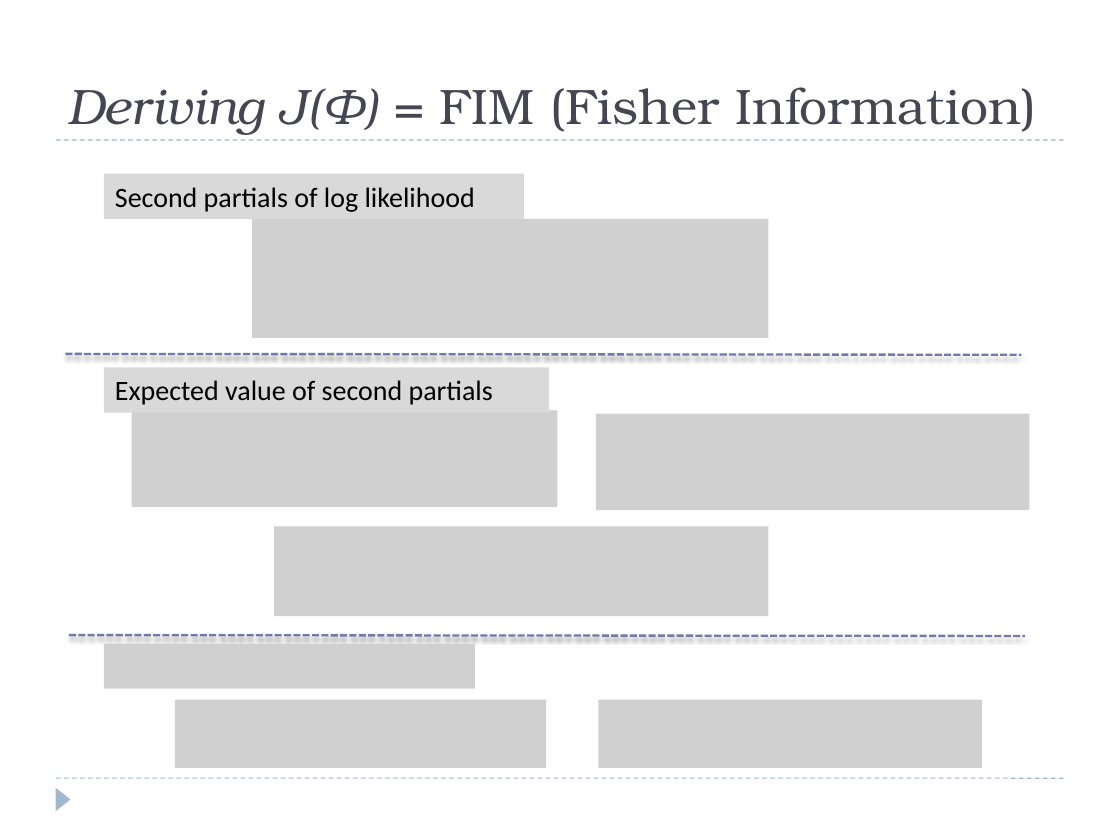
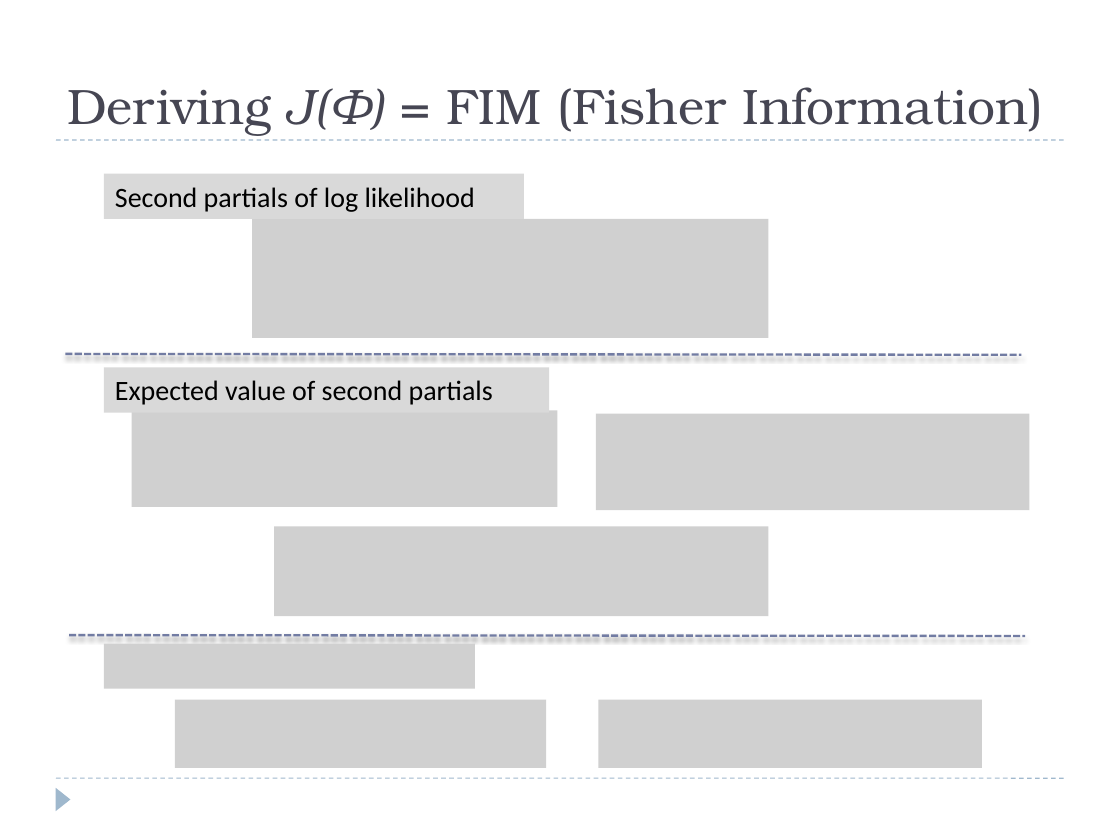
Before and after one commit to josh-gleason/CS679, a slide deck: slide 12 of Presentation/CS679Presentation2.pptx (slide 11 before the commit). Drawn at 1120x840 pixels with LibreOffice and Linux fonts; fonts in the diff are those of the drawing; grey boxes stand for pictures. Boxes give left, top, right and bottom in pixels: in the first picture for what was removed or moved away, otherwise in the second. Text is boxed around its words. In the diff, an @@ line names an element or a change of style, - is before the commit and + after.

```diff
--- a/Presentation/CS679Presentation2.pptx
+++ b/Presentation/CS679Presentation2.pptx
@@ title "Deriving J(Φ) = FIM (Fisher ..." at [67,87,1043,136]: italic off in "Deriving" @@
```
Also in this commit, not shown: 8 other slides changed, 1 slide added.
